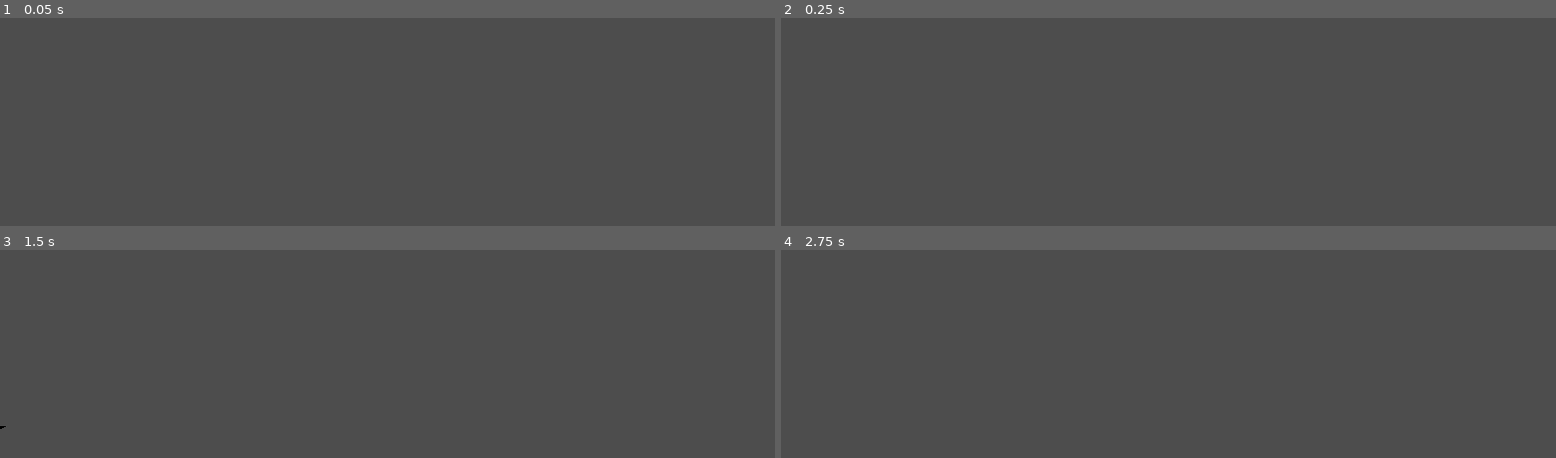
Above: before the commit, frames 1-4 (two rows, left to right).
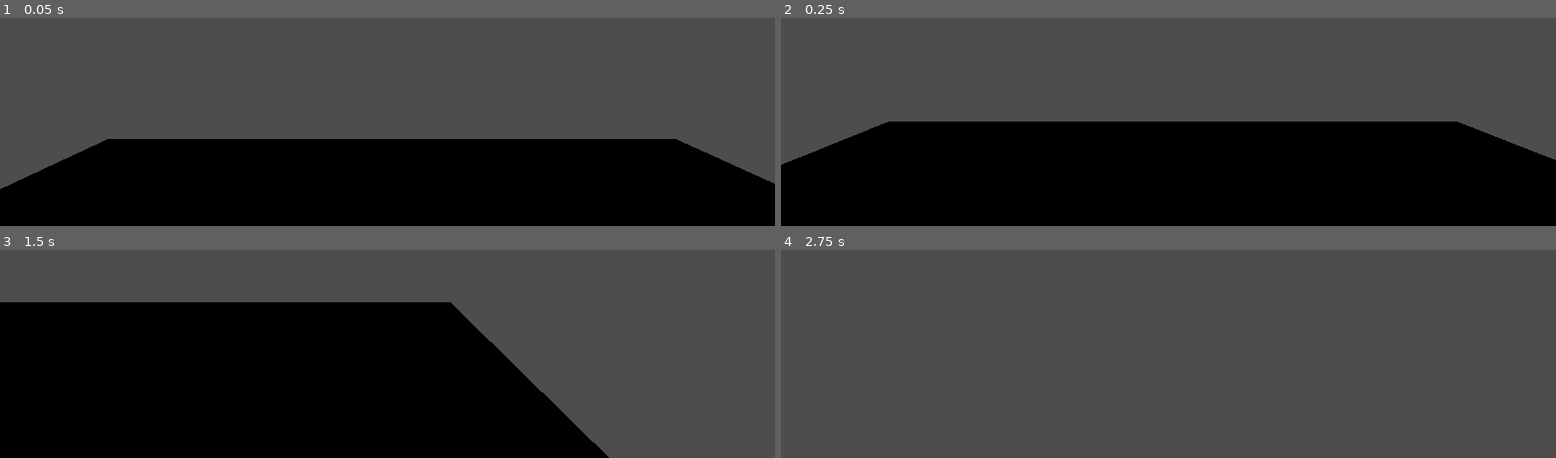
Above: after the commit, the same moments.

Repository: KobiWare/Feiler-File-Manager-2.0
Game: Godot game, scene res://scenes/main.tscn
Two runs of this game, one before a commit and one after it. Both use one fixed random seed, a clock stepped at 60 frames per second and the inputs below.
Inputs:
- Up to frame 1 (0.05 s): no input
- Up to frame 2 (0.25 s): no input
- Up to frame 3 (1.5 s): tap Enter (ui_accept) at 0.5, 0.77 s; hold Right (ui_right) 0.53-1.28 s; hold Down (ui_down) from 1.28 s (still down)
- Up to frame 4 (2.75 s): tap Enter (ui_accept) at 1.52 s; release Down (ui_down) at 2.03 s; hold Right (ui_right) from 2.03 s (still down)

The runs differ from the first frame. In frame 1, 39% of the frame differs, in the area x 0-100%, y 58-100%; in frame 2, 48%; in frame 3, 51%, in the area x 0-79%, y 25-100%; in frame 4, nothing differs.

Commit message:
made plane bigger

Diff:
--- a/scenes/main.tscn
+++ b/scenes/main.tscn
@@ -6,9 +6,10 @@
 size = Vector3(0.58351, 1, 0.484802)
 
 [sub_resource type="BoxShape3D" id="BoxShape3D_b4xj5"]
-size = Vector3(2, 1, 2)
+size = Vector3(10, 1, 10)
 
 [sub_resource type="PlaneMesh" id="PlaneMesh_3qn6t"]
+size = Vector2(10, 10)
 
 [node name="Node3D" type="Node3D"]
 
@@ -29,4 +30,5 @@
 shape = SubResource("BoxShape3D_b4xj5")
 
 [node name="MeshInstance3D" type="MeshInstance3D" parent="StaticBody3D"]
+transform = Transform3D(1, 0, 0, 0, 1, 0, 0, 0, 1, -0.00379801, 0, -0.00973988)
 mesh = SubResource("PlaneMesh_3qn6t")
